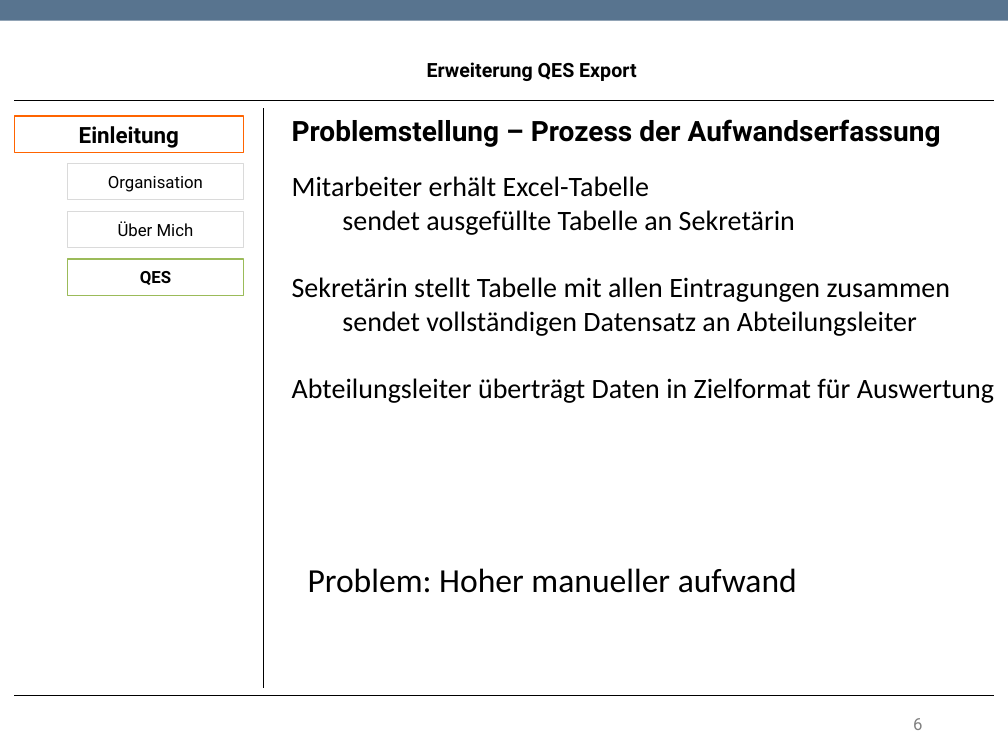
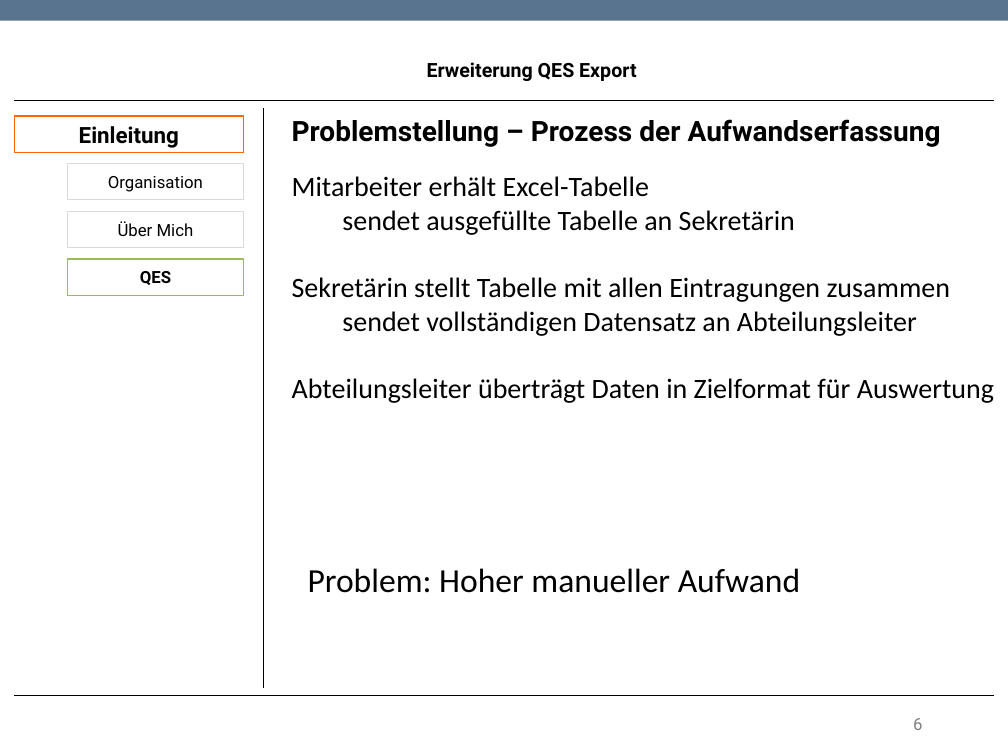
Before and after one commit to TwoHorus/dbExelExportLaravel, a slide deck: slide 6 of DOC/Fachgespraech.pptx. Drawn at 1008x756 pixels with LibreOffice and Linux fonts; fonts in the diff are those of the drawing; background and template pictures are left out. Boxes give left, top, right and bottom in pixels: in the first picture for what was removed or moved away, otherwise in the second. Text is boxed around its words. In the diff, an @@ line names an element or a change of style, - is before the commit and + after.

Commit message:
AUFWAND

```diff
--- a/DOC/Fachgespraech.pptx
+++ b/DOC/Fachgespraech.pptx
@@ text at bbox=[308, 568, 800, 593]: text changed @@
-Problem: Hoher manueller aufwand
+Problem: Hoher manueller Aufwand
```
